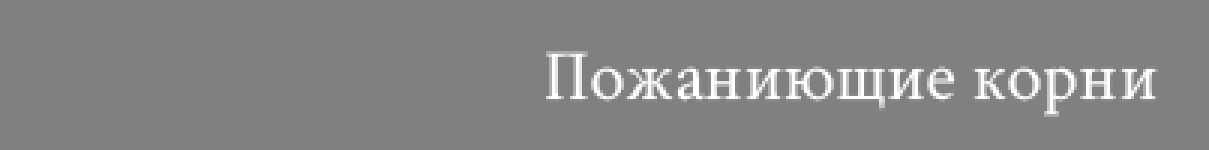
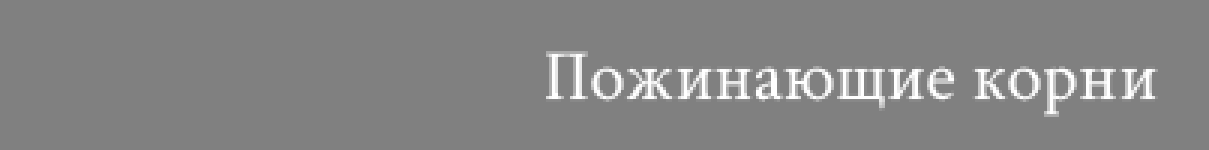
Layered file, before and after one edit (1209×150). Changes by layer:
renamed "Пожаниющие корни" to "Пожинающие корни", painted on it over 675, 66, 783, 102
